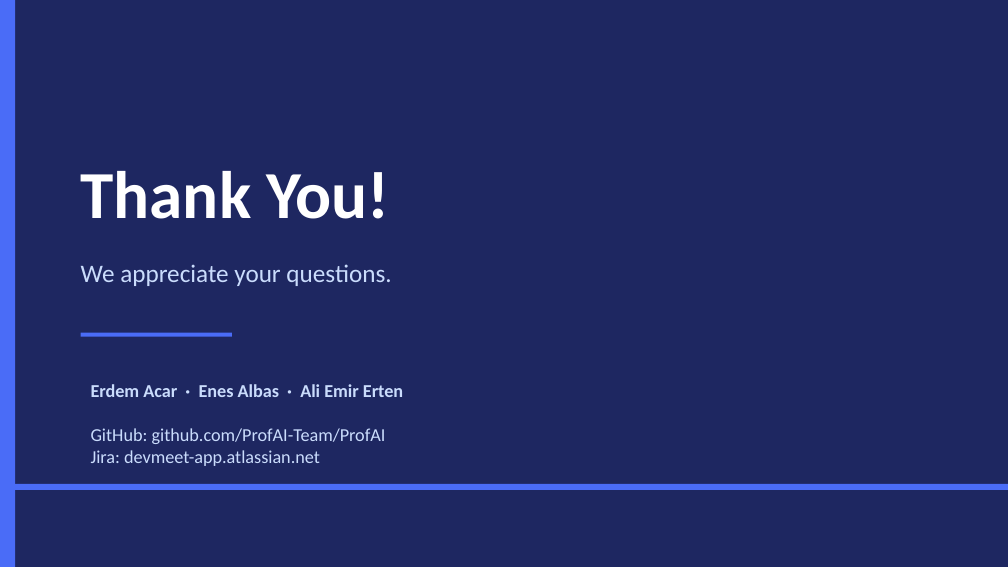
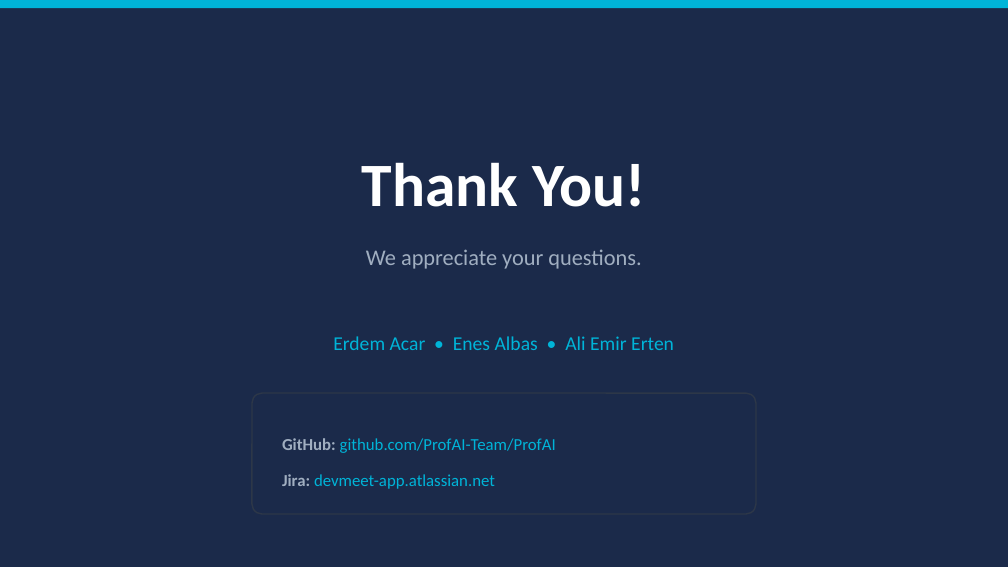
Before and after one commit to ProfAI-Team/ProfAI, a slide deck: slide 9 of ProfAI_Presentation_EN.pptx (slide 8 before the commit). Drawn at 1008x567 pixels with LibreOffice and Linux fonts; fonts in the diff are those of the drawing. Boxes give left, top, right and bottom in pixels: in the first picture for what was removed or moved away, otherwise in the second. Text is boxed around its words. In the diff, an @@ line names an element or a change of style, - is before the commit and + after.

Commit message:
Update presentations with screenshots and fix auth endpoint
- Redesign TR & EN presentations with brighter color palette
- Add 4 application screenshots (home, professors, dashboard, upload)
- Fix authService to use correct /auth/me endpoint instead of /auth/profile

```diff
--- a/ProfAI_Presentation_EN.pptx
+++ b/ProfAI_Presentation_EN.pptx
@@ background #1E2761 to #1B2A4A @@
@@ rectangle removed at box(0, 0, 15, 566) @@
@@ rectangle added at box(0, 0, 1008, 8), fill #00B4D8 @@
@@ text "Thank You!": place and size @@
-text "Thank You!" at box(81, 171, 389, 219)
+text "Thank You!" at box(362, 162, 645, 207)
@@ text "Thank You!" at box(362, 162, 645, 207): size 48 to 44 pt; alignment left to centre @@
@@ text "We appreciate your questions.": place and size @@
-text "We appreciate your questions." at box(81, 264, 391, 286)
+text "We appreciate your questions." at box(366, 249, 641, 269)
@@ text "We appreciate your questions." at box(366, 249, 641, 269): size 18 to 16 pt, text colour #CADCFC to #A0AEC0; alignment left to centre @@
@@ rectangle removed at box(81, 333, 232, 337) @@
@@ text added at box(333, 336, 674, 350), 14 pt, text #00B4D8 @@
+Erdem Acar • Enes Albas • Ali Emir Erten
@@ text at box(91, 384, 403, 397): paragraph removed @@
-Erdem Acar · Enes Albas · Ali Emir Erten
@@ rounded rectangle added at box(252, 393, 756, 514), fill #1B2A4A, outline #2D3748 1 pt @@
@@ text "GitHub: github.com/ProfAI-Team/ProfAI": place and size @@
-text "GitHub: github.com/ProfAI-Team/ProfAI" at box(91, 384, 403, 466)
+text "GitHub: github.com/ProfAI-Team/ProfAI" at box(282, 438, 556, 489)
@@ text "GitHub: github.com/ProfAI-Team/ProfAI" at box(282, 438, 556, 489): size 13 to 12 pt; text colour #CADCFC to #A0AEC0, bold on in "GitHub:", "Jira:"; text colour #CADCFC to #00B4D8 in "github.com/ProfAI-Team/ProfAI", "devmeet-app.atlassian.net"; line spacing 1 to 1.8 @@
@@ rectangle removed at box(0, 484, 1008, 490) @@
```
Also in this commit, not shown: 7 other slides changed, 1 slide added, 8 other files.
